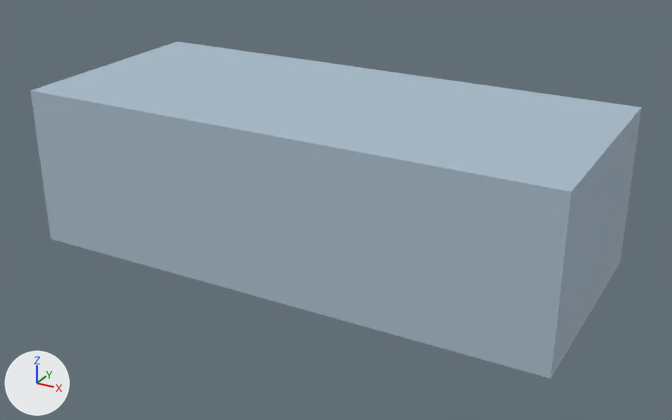
One commit to the glTF model shared/assets/models/fish_reef_perch.glb: the scene before it, then after it.
Before and after are seen from a 50 mm lens placed at (0.235, -0.418, 0.19), pointed at (0.008, -0.004, -0.017). Lighting does not change. The marker at lower left points along +X, +Y and +Z. The older version comes first. Vertices at exactly the same position are counted once.

Names of what the first picture shows: 'species.reef_perch'.
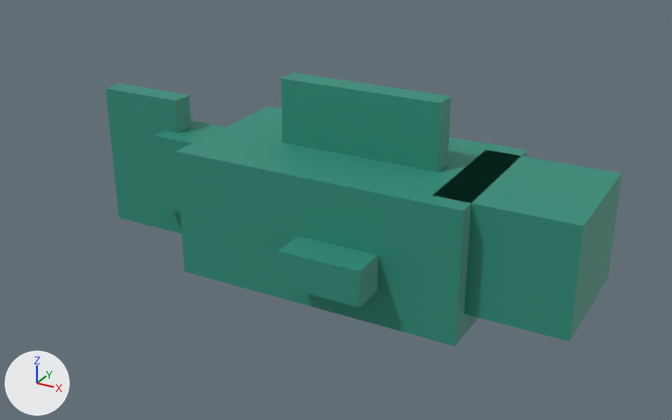
Where the change shows, as pixel boxes [x1, y1, x2, y2] in the pictures (672 x 420 px):
'species.reef_perch', recoloured, reshaped, rescaled (15% narrower, 19% shorter)
    before: [31, 42, 641, 379]
    after: [106, 73, 622, 346]

Edits to the bpy script that builds the scene:
```text
Change mat_item:
    mat_item.base_color: (0.397, 0.503, 0.597) -> (0.0284, 0.275, 0.195)  # blue #a9bccb -> cyan #2f8f7a
Change me_item:
    used by ob_species_reef_perch; location = (0.0, 0.0, 0.0); scale = (0.3, 0.13, 0.09)
    remove me_item.from_pydata(...)  # 8 vertices, 12 faces; spans x -0.5..0.5, y -0.5..0.5, z -0.5..0.5
    add me_item.from_pydata(...)  # 60 vertices, 96 faces; spans x -0.5..0.5, y -0.22..0.22, z -0.181..0.181
    me_item part 1: the whole mesh is rebuilt
Change ob_species_reef_perch:
    ob_species_reef_perch.scale: (0.3, 0.13, 0.09) -> (0.3, 0.3, 0.3)
```
